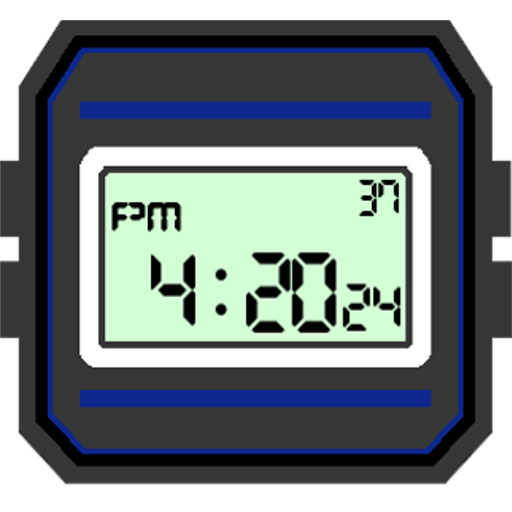
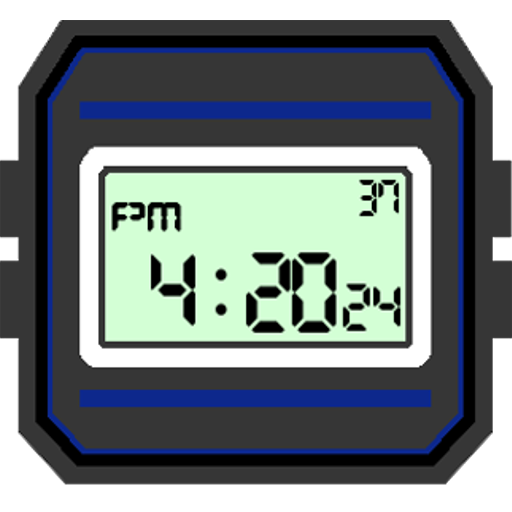
The second (512, 512) image is a revision of the first. Changes to its layers:
added layer "Background copy #1" above "Background copy" over [0, 20, 512, 485]
